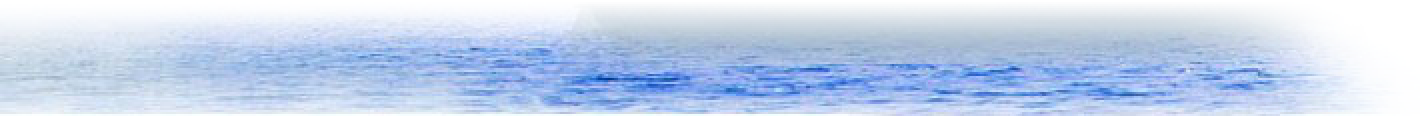
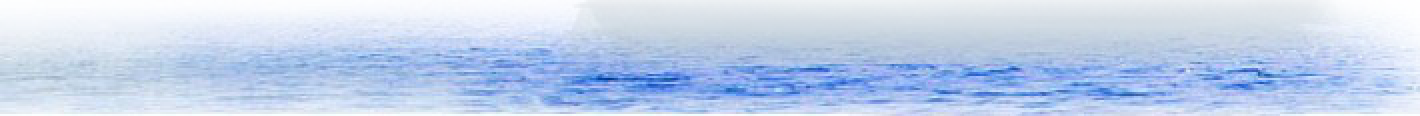
Comparing the layer stacks of the two 1420x116 images. Changes:
renamed "Layer 0" to "Background", painted on it over box(0, 0, 1420, 116)
